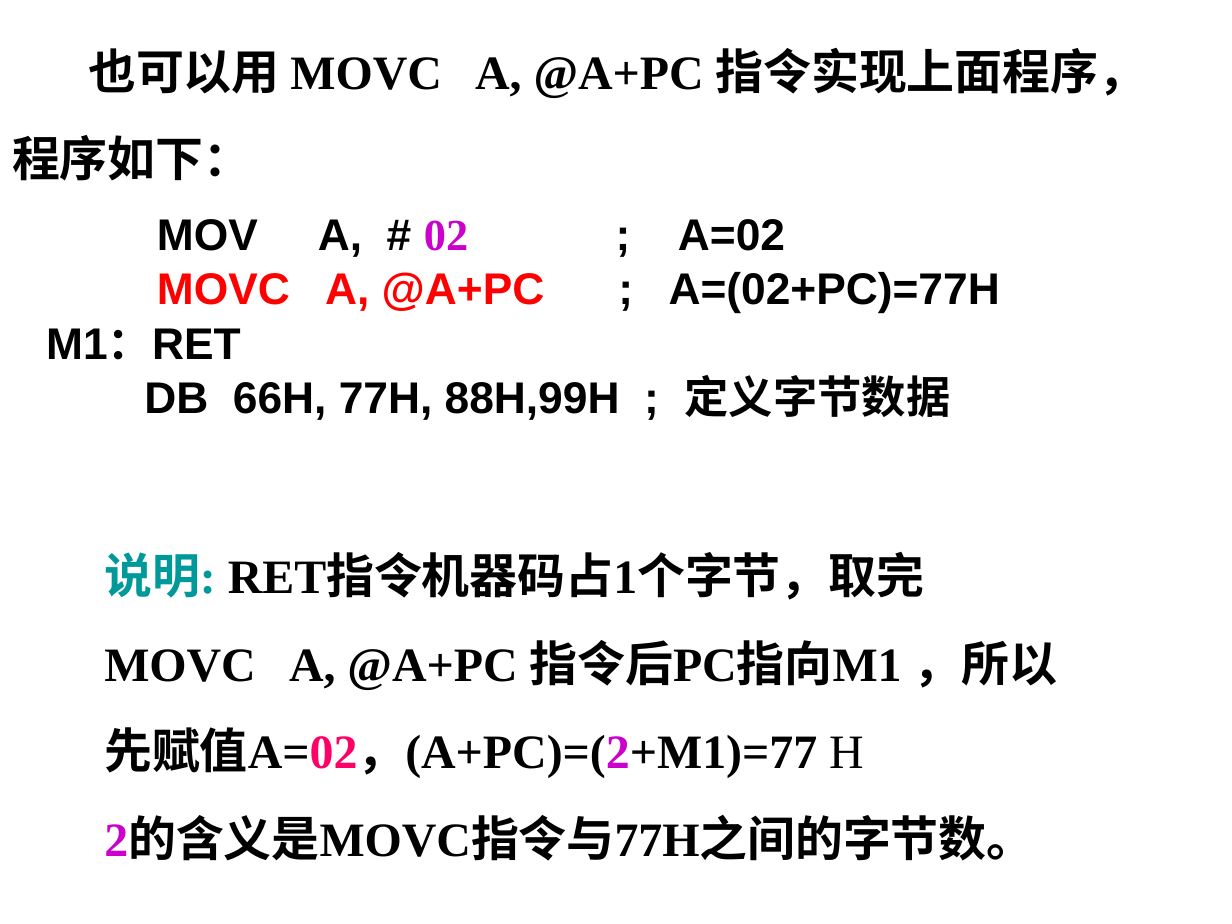
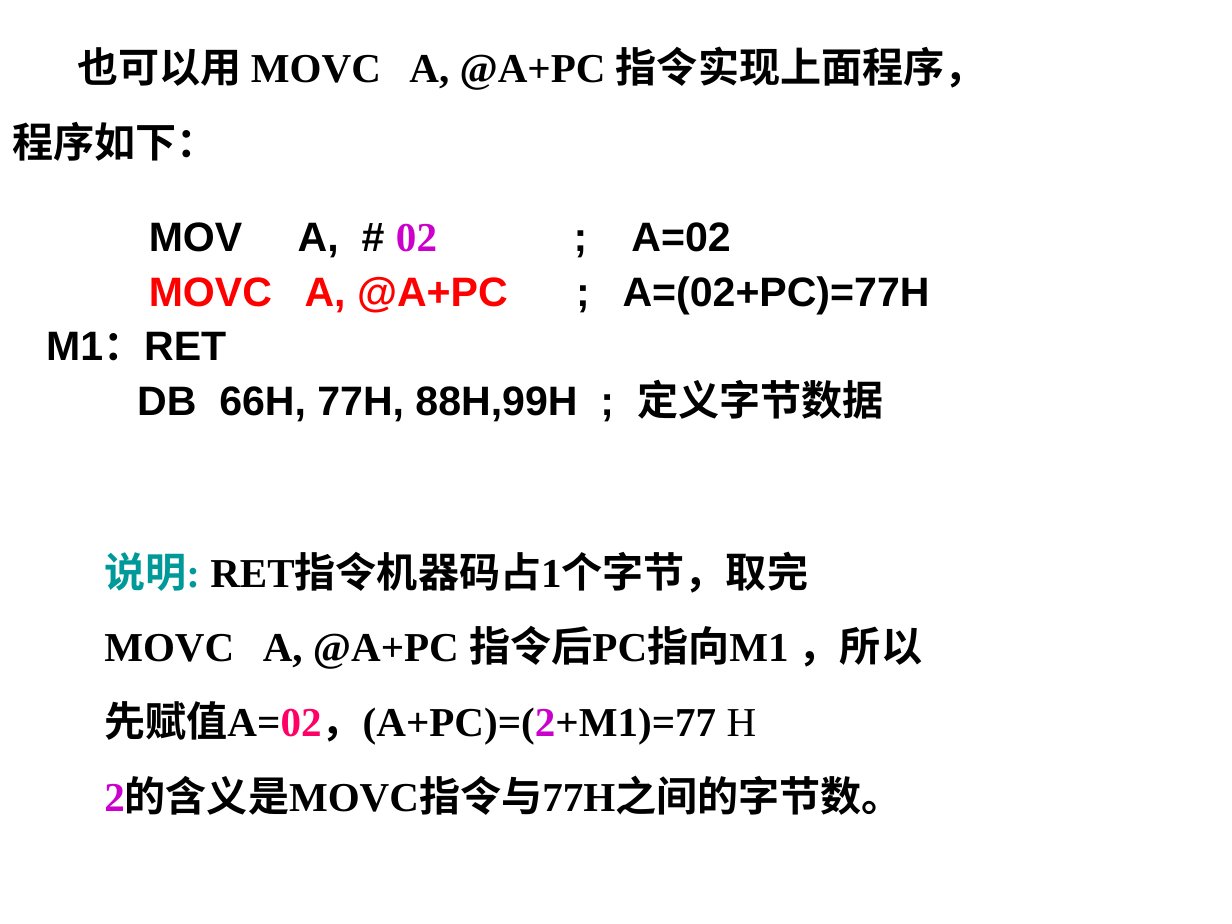
Before and after one commit to ZJWang9928/Own-Notes, a slide deck: slide 21 of 单片机课件/第2章+单片机指令系统-1.ppt. Drawn at 1232x924 pixels with LibreOffice and Linux fonts; fonts in the diff are those of the drawing. Boxes give left, top, right and bottom in pixels: in the first picture for what was removed or moved away, otherwise in the second. Text is boxed around its words. In the diff, an @@ line names an element or a change of style, - is before the commit and + after.

```diff
--- a/单片机课件/第2章+单片机指令系统-1.ppt
+++ b/单片机课件/第2章+单片机指令系统-1.ppt
@@ text "也可以用 MOVC A, @A+PC 指令实现上面程序，" at (12,46,986,161): size 28 to 24 pt; less space between paragraphs @@
@@ text "MOV A, # 02 ; ..." at (46,222,930,422): size 25.9 to 24 pt; line spacing 0.8 to 0.9; less space between paragraphs @@
@@ text "说明: RET指令机器码占1个字节，取完" at (104,552,922,815): size 28 to 24 pt; less space between paragraphs @@
```
Also in this commit, not shown: 19 other slides changed, 17 other files.
